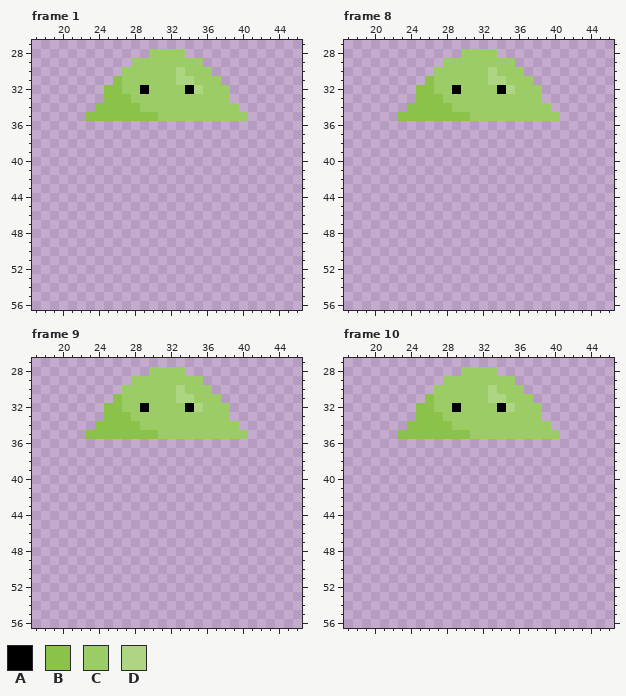
Pixel-art file: Assets/Sprites/Enemy/Slime/Bite/Slime_Bite_Down.aseprite. Above is the file before it was changed.
64x64 pixels, 15 frames. Shown: frame 1: x 17..46, y 27..56; frame 8: x 17..46, y 27..56; frame 9: x 17..46, y 27..56; frame 10: x 17..46, y 27..56. The commit also changed other frames, which this record leaves out.
Visible layers, top first: "FX", "Face", "Body".
Palette (. is transparent): A #000000  B #8bc34a  C #9ccc65  D #aed581
Pixels before, frame 1, first column x 23:
28 .......CCCC.......
29 .....CCCCCCCC.....
30 ....CCCCCCDCCC....
31 ...BCCCCCCDDCCC...
32 ..BBCCACCCCADCCC..
33 ..BBBCCCCCCCCCCC..
34 .BBBBBCCCCCCCCCCC.
35 BBBBBBBBCCCCCCCCCC
Pixels before, frame 8, first column x 23:
28 .......CCCC.......
29 .....CCCCCCCC.....
30 ....CCCCCCDCCC....
31 ...BCCCCCCDDCCC...
32 ..BBCCACCCCADCCC..
33 ..BBBCCCCCCCCCCC..
34 .BBBBBCCCCCCCCCCC.
35 BBBBBBBBCCCCCCCCCC
Pixels before, frame 9, first column x 23:
28 .......CCCC.......
29 .....CCCCCCCC.....
30 ....CCCCCCDCCC....
31 ...BCCCCCCDDCCC...
32 ..BBCCACCCCADCCC..
33 ..BBBCCCCCCCCCCC..
34 .BBBBBCCCCCCCCCCC.
35 BBBBBBBBCCCCCCCCCC
Pixels before, frame 10, first column x 23:
28 .......CCCC.......
29 .....CCCCCCCC.....
30 ....CCCCCCDCCC....
31 ...BCCCCCCDDCCC...
32 ..BBCCACCCCADCCC..
33 ..BBBCCCCCCCCCCC..
34 .BBBBBCCCCCCCCCCC.
35 BBBBBBBBCCCCCCCCCC
And afterwards:
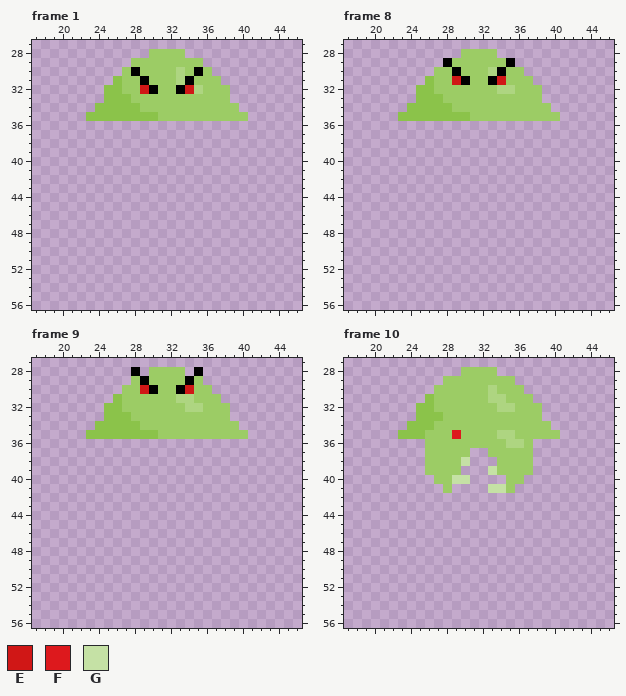
Colours new in this view: E #d01716  F #dd191d  G #c5e1a5
Edits made:
Frame 1, layer "Face":
y 30: x 28 C -> A; x 35 C -> A
y 31: x 29 C -> A; x 34 D -> A
y 32: x 29..30 AC -> EA; x 33..34 CA -> AE
Frame 8, layer "Face":
y 29: x 28 C -> A; x 35 C -> A
y 30: x 29 C -> A; x 34 C -> A
y 31: x 29..30 CC -> EA; x 33..34 DD -> AE
y 32: x 29 A -> C; x 34 A -> D
Frame 9, layer "Face":
y 28: x 28 . -> A; x 35 . -> A
y 29: x 29 C -> A; x 34 C -> A
y 30: x 29..30 CC -> EA; x 33..34 DC -> AE
y 32: x 29 A -> C; x 34 A -> D
Frame 10, layers "Face", "Body":
y 32: x 29 A -> C; x 34 A -> D
y 34: x 27..28 BB -> CC
y 35: x 26..30 BBBBB -> CCCFC; x 34..35 CC -> DD
y 36: x 26..37 ............ -> CCCCCCCCCDDC
y 37: x 26..30 ..... -> CCCCC; x 33..37 ..... -> CCCCC
y 38: x 26..30 ..... -> CCCCG; x 34..37 .... -> CCCC
y 39: x 26..29 .... -> CCCC; x 33..37 ..... -> GCCCC
y 40: x 27..30 .... -> CCGG; x 35..36 .. -> CC
y 41: x 28 . -> C; x 33..35 ... -> GGC
